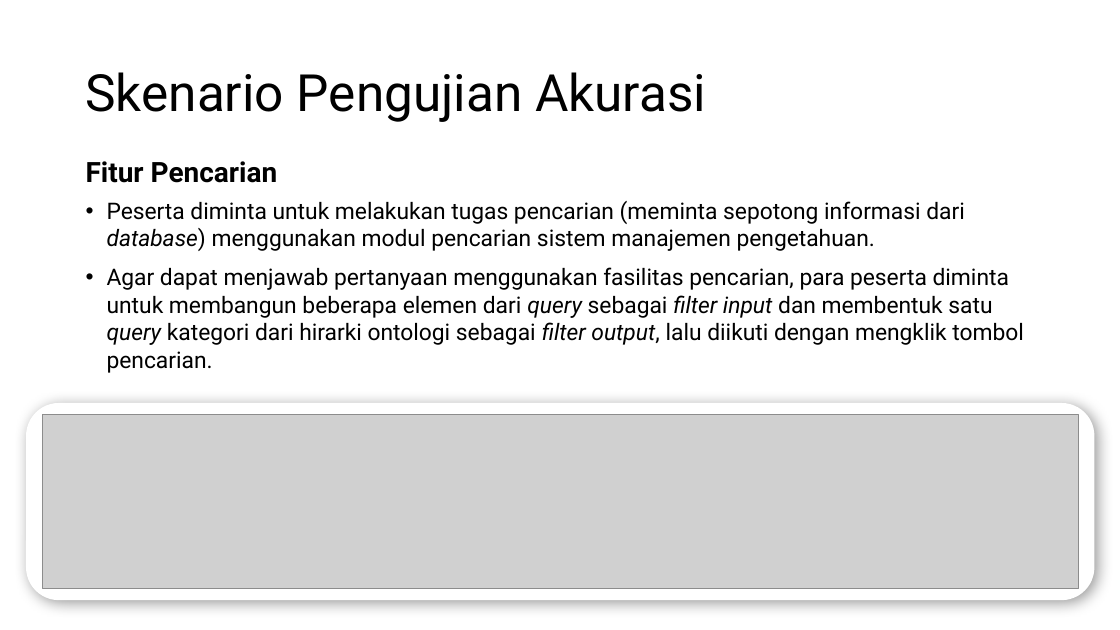
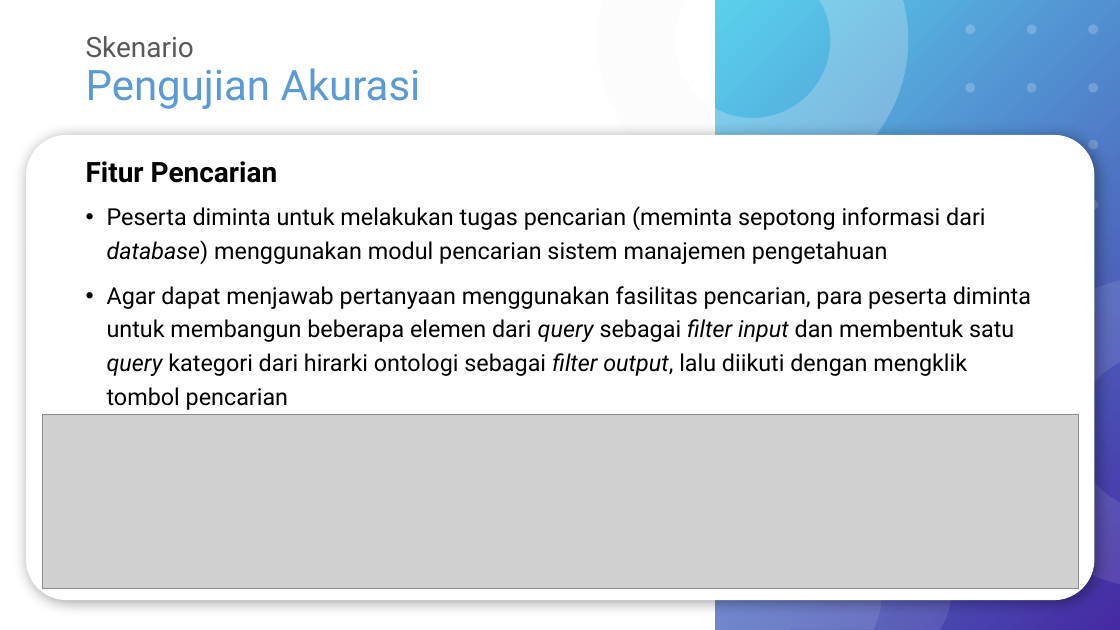
Before and after one commit to wardanacoolant/Tugas-Akhir, a slide deck: slide 15 of Hari-H Sidang/Rancangan Presentasi Skripsi.pptx. Drawn at 1120x630 pixels with LibreOffice and Linux fonts; fonts in the diff are those of the drawing; grey boxes stand for pictures. Boxes give left, top, right and bottom in pixels: in the first picture for what was removed or moved away, otherwise in the second. Text is boxed around its words. In the diff, an @@ line names an element or a change of style, - is before the commit and + after.

```diff
--- a/Hari-H Sidang/Rancangan Presentasi Skripsi.pptx
+++ b/Hari-H Sidang/Rancangan Presentasi Skripsi.pptx
@@ title "Skenario Pengujian Akurasi": place and size @@
-title "Skenario Pengujian Akurasi" at [86, 72, 706, 122]
+title "Skenario Pengujian Akurasi" at [86, 36, 421, 109]
@@ title "Skenario Pengujian Akurasi" at [86, 36, 421, 109]: size 44 to 24 pt, text colour #000000 to #595959 in "Skenario"; size 44 to 36 pt, text colour #000000 to #5B9BD5 in "Pengujian Akurasi" @@
@@ rounded rectangle: place and size @@
-rounded rectangle at [26, 403, 1095, 601]
+rounded rectangle at [26, 135, 1095, 601]
@@ rounded rectangle at [26, 135, 1095, 601]: proportions changed @@
@@ text at [107, 206, 1031, 410]: text changed; size 19.6 to 20 pt @@
-• Peserta diminta untuk melakukan tugas pencarian (meminta sepotong informasi dari database) menggunakan modul pencarian sistem manajemen pengetahuan.
-• Agar dapat menjawab pertanyaan menggunakan fasilitas pencarian, para peserta diminta untuk membangun beberapa elemen dari query sebagai filter input dan membentuk satu query kategori dari hirarki ontologi sebagai filter output, lalu diikuti dengan mengklik tombol pencarian.
+• Peserta diminta untuk melakukan tugas pencarian (meminta sepotong informasi dari database) menggunakan modul pencarian sistem manajemen pengetahuan
+• Agar dapat menjawab pertanyaan menggunakan fasilitas pencarian, para peserta diminta untuk membangun beberapa elemen dari query sebagai filter input dan membentuk satu query kategori dari hirarki ontologi sebagai filter output, lalu diikuti dengan mengklik tombol pencarian
@@ group added at [597, 0, 1120, 630]: 3 freeform shapes, 2 donuts, 1 rectangle @@
```
Also in this commit, not shown: 42 other slides changed, 1 other file.
